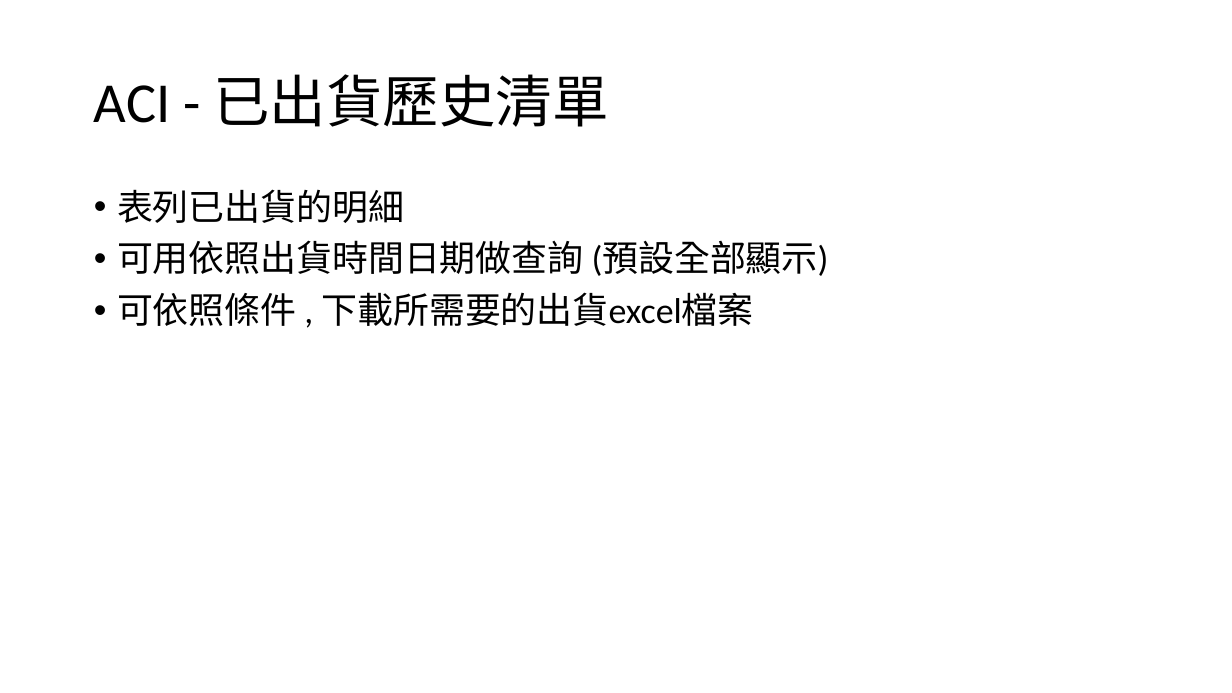
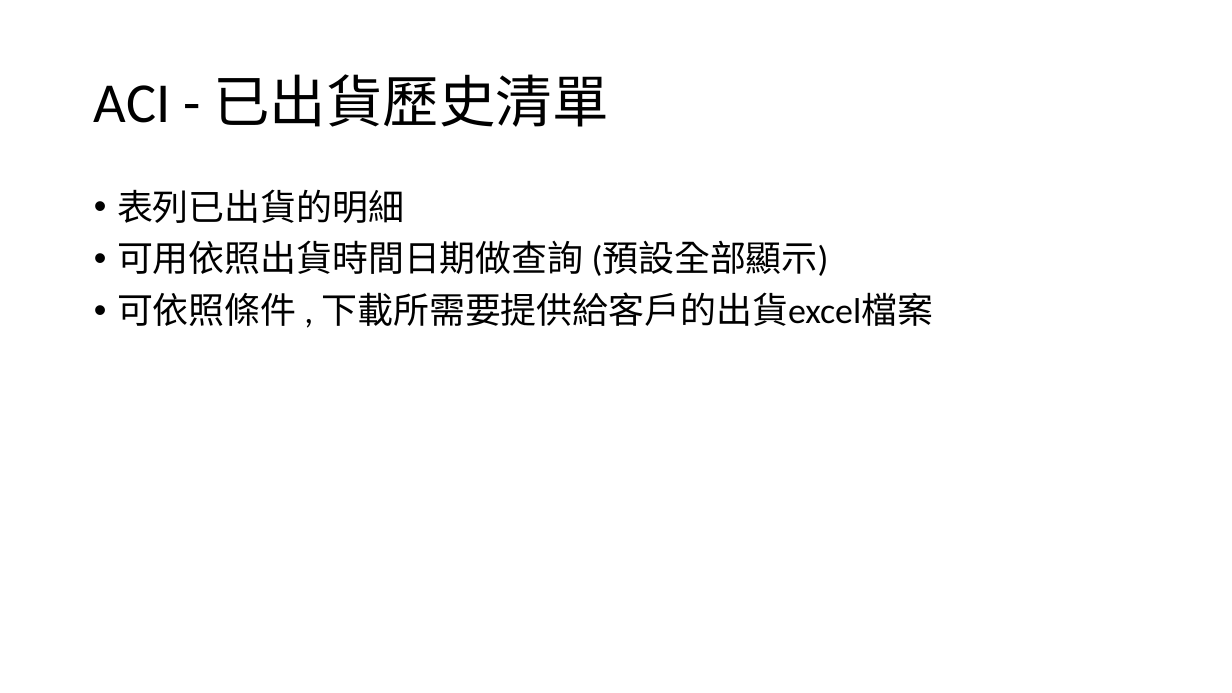
Before and after one commit to CrayHung/twoway-scanner, a slide deck: slide 29 of document/ACI庫存操作.pptx. Drawn at 1232x693 pixels with LibreOffice and Linux fonts; fonts in the diff are those of the drawing. Boxes give left, top, right and bottom in pixels: in the first picture for what was removed or moved away, otherwise in the second. Text is boxed around its words. In the diff, an @@ line names an element or a change of style, - is before the commit and + after.

Commit message:
新增達運ship出貨

```diff
--- a/document/ACI庫存操作.pptx
+++ b/document/ACI庫存操作.pptx
@@ text at box(117, 292, 934, 326): text changed @@
-• 可依照條件 , 下載所需要的出貨excel檔案
+• 可依照條件 , 下載所需要提供給客戶的出貨excel檔案
```
Also in this commit, not shown: 3 other slides changed, 13 other files.
